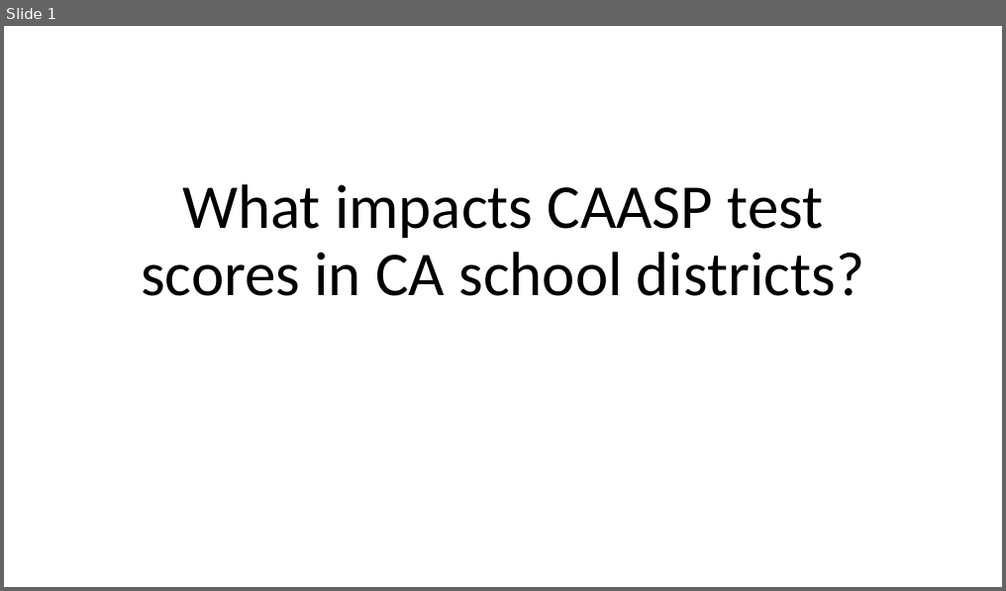
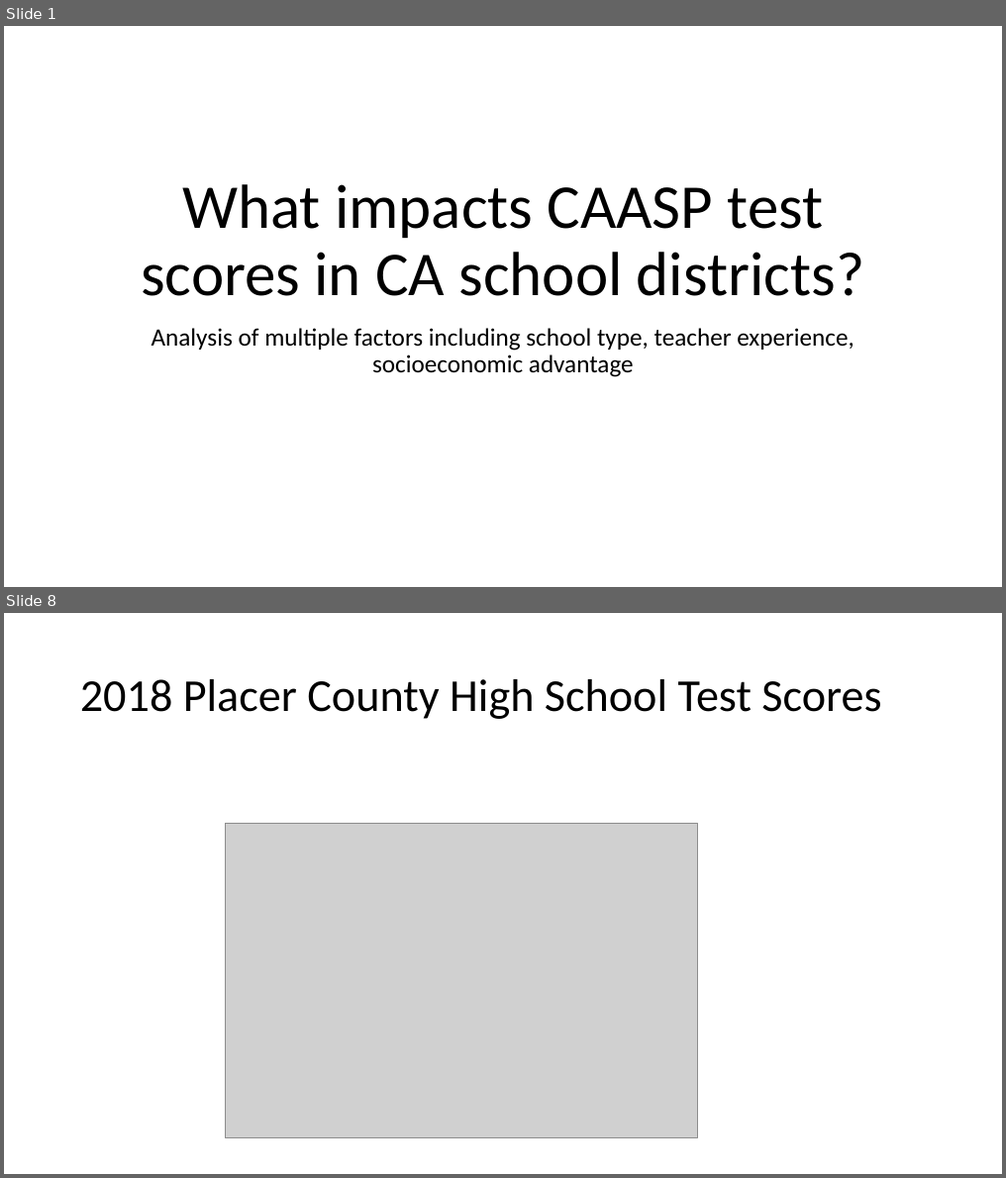
Before and after one commit to kmcclendon729/TeamBackpack, a slide deck: What impacts CAASP test scores in CA school.pptx. Shown one above the other, each under a label of ours: slide 1 before the commit, slides 1 and 8 after it; the slides between them are not shown. The pictures are 1006x591 and 1006x1178 pixels, drawn with LibreOffice and Linux fonts; fonts in the diff are those of the drawing; grey boxes stand for pictures; background and template pictures are left out. Boxes give left, top, right and bottom in pixels: in the first picture for what was removed or moved away, otherwise in the second. Text is boxed around its words. In the diff, an @@ line names an element or a change of style, - is before the commit and + after.

```diff
--- a/What impacts CAASP test scores in CA school.pptx
+++ b/What impacts CAASP test scores in CA school.pptx
@@ slide 8 added at box(4, 613, 1002, 1174), background picture (left out) @@
@@ title added at box(80, 679, 881, 719), 44 pt, text #000000 @@
+2018 Placer County High School Test Scores
@@ picture added at box(226, 823, 697, 1138) @@
@@ slide 1 changed as well @@
@@ subtitle added at box(152, 328, 854, 377), 24 pt, text #000000 @@
+Analysis of multiple factors including school type, teacher experience, socioeconomic advantage
```
Also in this commit, not shown: 2 other slides changed, 19 other slides added, 2 slides removed.
